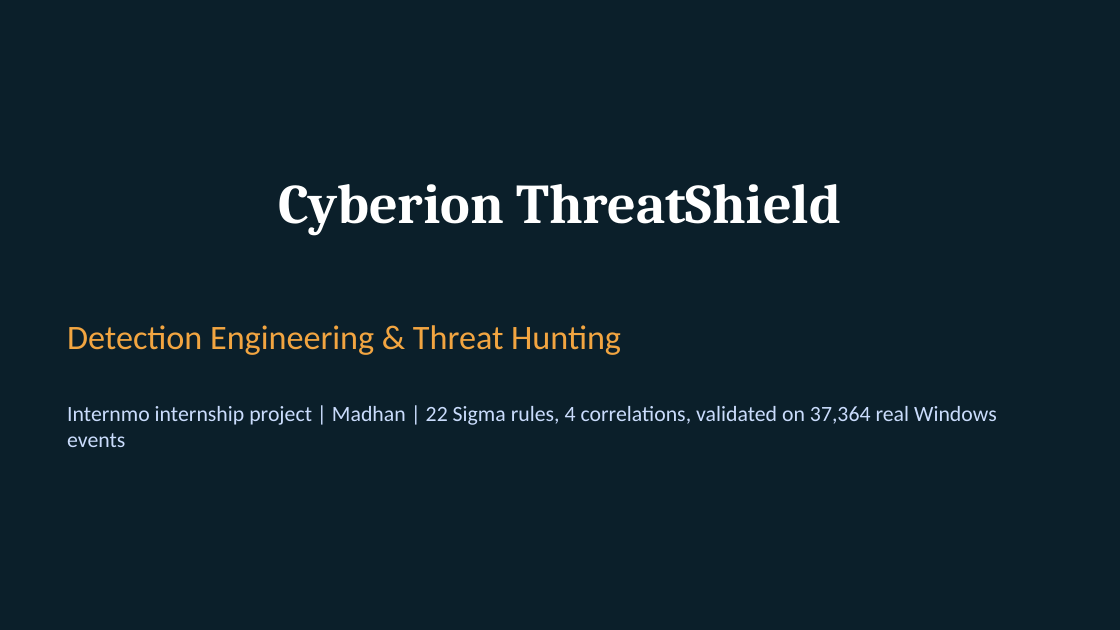
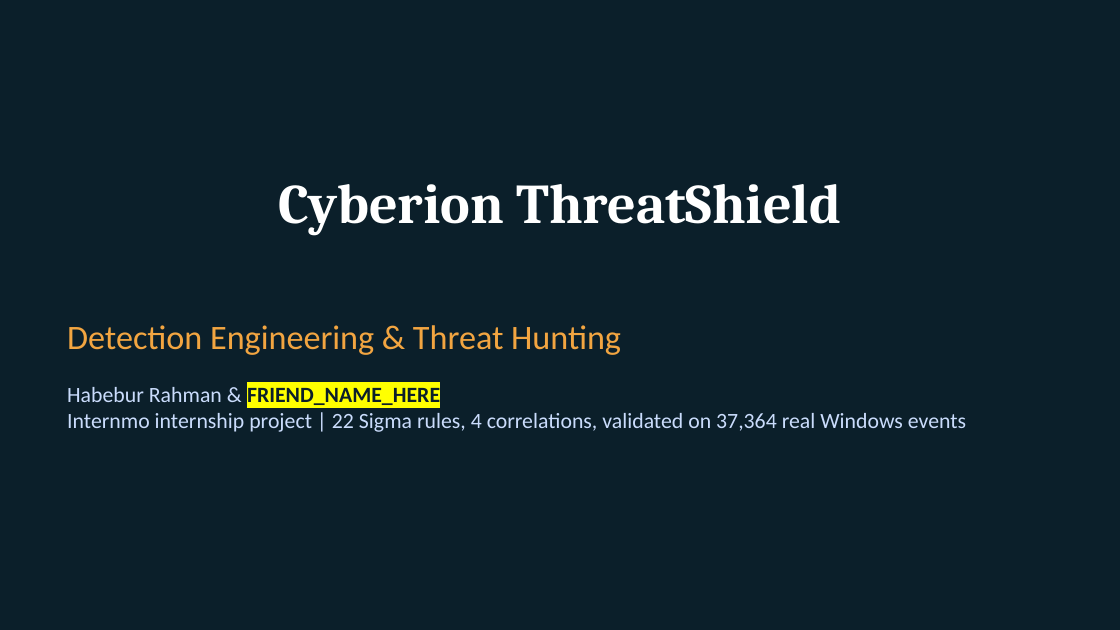
Before and after one commit to rahman56661/cyberion-threatshield, a slide deck: slide 1 of presentation/ThreatShield_Final_Presentation.pptx. Drawn at 1120x630 pixels with LibreOffice and Linux fonts; fonts in the diff are those of the drawing. Boxes give left, top, right and bottom in pixels: in the first picture for what was removed or moved away, otherwise in the second. Text is boxed around its words. In the diff, an @@ line names an element or a change of style, - is before the commit and + after.

```diff
--- a/presentation/ThreatShield_Final_Presentation.pptx
+++ b/presentation/ThreatShield_Final_Presentation.pptx
@@ text at <box>67,387,966,432</box>: text changed @@
-Internmo internship project | Madhan | 22 Sigma rules, 4 correlations, validated on 37,364 real Windows events
+Habebur Rahman & FRIEND_NAME_HERE
+Internmo internship project | 22 Sigma rules, 4 correlations, validated on 37,364 real Windows events
@@ text "Habebur Rahman & FRIEND_NAME_HERE" at <box>67,387,966,432</box>: vertical alignment middle to top @@
```
Also in this commit, not shown: 9 other slides changed, 35 other files.
